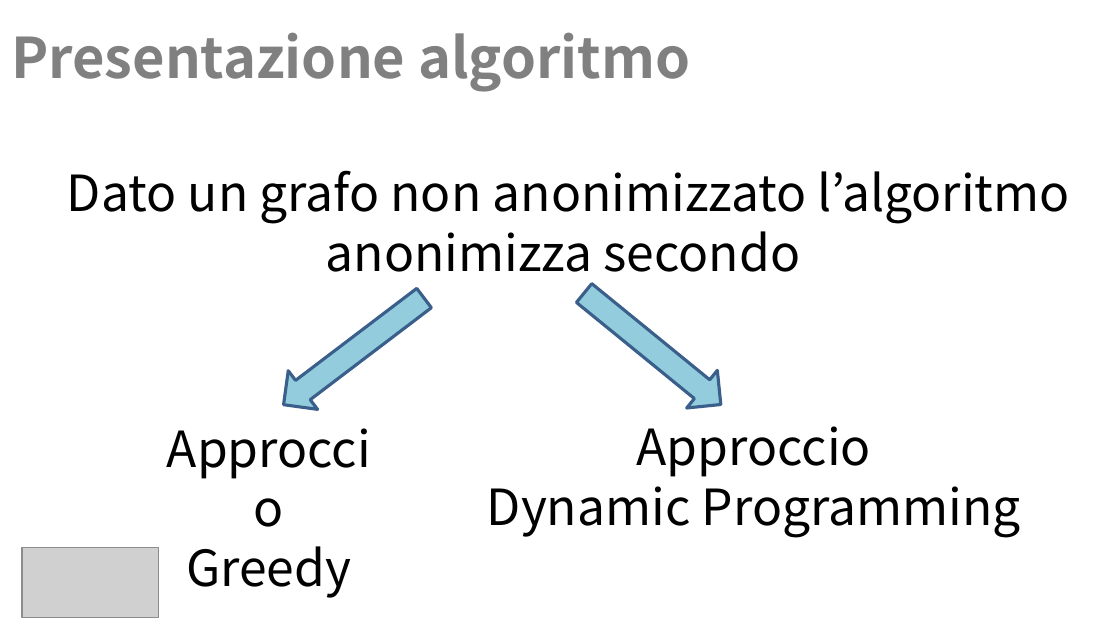
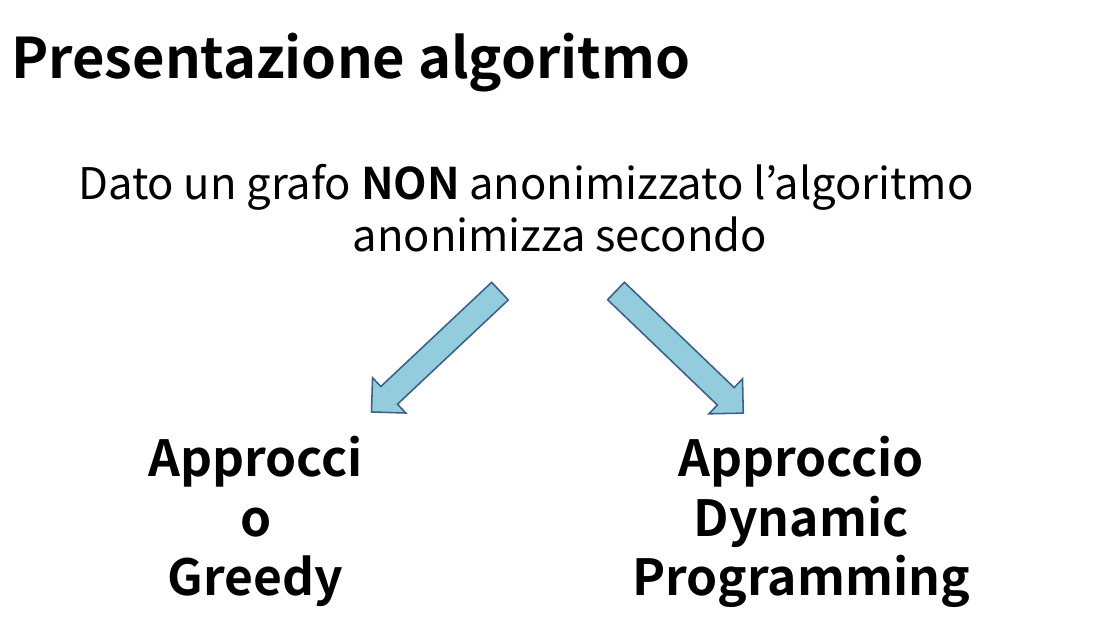
Before and after one commit to Navypowder/DP-P-project, a slide deck: slide 3 of Presentation/Towards_Identity_Anonymization_on_graph(K-degree anonymization).pptx. Drawn at 1120x630 pixels with LibreOffice and Linux fonts; fonts in the diff are those of the drawing; grey boxes stand for pictures; background and template pictures are left out. Boxes give left, top, right and bottom in pixels: in the first picture for what was removed or moved away, otherwise in the second. Text is boxed around its words. In the diff, an @@ line names an element or a change of style, - is before the commit and + after.

```diff
--- a/Presentation/Towards_Identity_Anonymization_on_graph(K-degree anonymization).pptx
+++ b/Presentation/Towards_Identity_Anonymization_on_graph(K-degree anonymization).pptx
@@ title "Presentazione algoritmo" at (11,32,690,92): text colour #808080 to #000000 @@
@@ text at (78,163,973,252): text changed; size 32 to 28 pt @@
-Dato un grafo non anonimizzato l’algoritmo anonimizza secondo
+Dato un grafo NON anonimizzato l’algoritmo anonimizza secondo
@@ left arrow at (355,273,516,429): outline #3A5F8C 2 pt to #3A5F8C 1 pt; rotation 322 to 316 degrees @@
@@ left arrow at (599,274,759,430): outline #3A5F8C 2 pt to #3A5F8C 1 pt; rotation 219 to 223 degrees @@
@@ text "Approccio": place and size @@
-text "Approccio" at (186,546,351,598)
+text "Approccio" at (168,555,343,606)
@@ text "Approccio" at (168,555,343,606): bold on @@
@@ text "Approccio" at (632,435,970,607): bold on @@
@@ text "Approccio": place and size @@
-text "Approccio" at (487,426,1021,537)
+text "Approccio" at (632,435,970,607)
@@ picture removed at (22,548,159,618) @@
```
Also in this commit, not shown: 21 other slides changed, 1 slide added.
